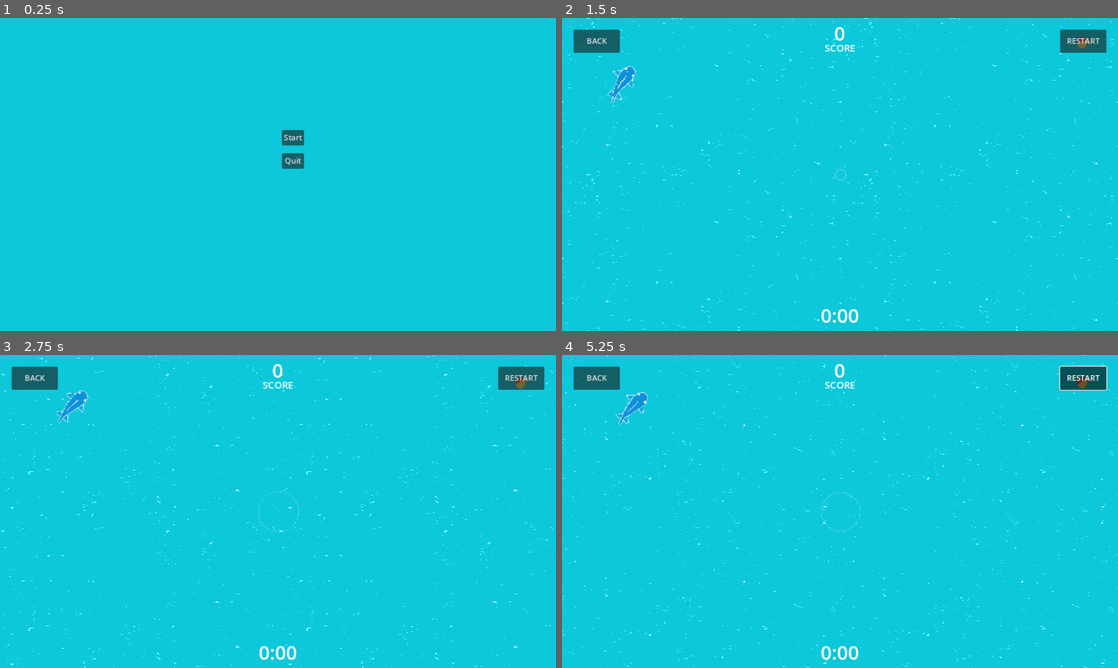
Above: before the commit, frames 1-4 (two rows, left to right).
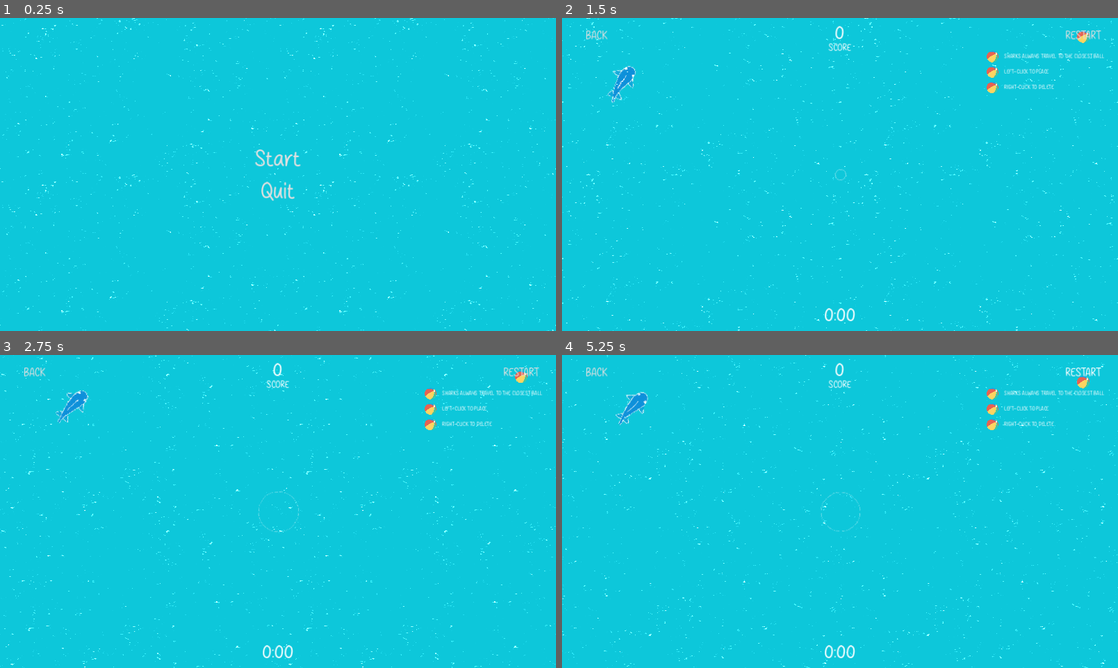
Above: after the commit, the same moments.

Repository: debris/sharktime
Game: Godot game, scene res://main.tscn
Same seed, same stepped clock (60 frames per second), same inputs: the game is played once before the commit and once after it.
Inputs (mouse positions are in pixels of both pictures, inside the frame that each line leads up to):
- Up to frame 1 (0.25 s): no input
- Up to frame 2 (1.5 s): click "Start" at 0.5 s; click "RESTART" at 1.25 s
- Up to frame 3 (2.75 s): click "RESTART" at 2 s
- Up to frame 4 (5.25 s): click "RESTART" at 2.75 s; tap Enter at 3.5, 4.25, 5 s; move the mouse to (1084, 376) at 3.52 s; hold Right (ui_right) 3.53-4.28 s; click (1084, 376) at 3.6 s; right-click (1084, 376) at 3.8 s; hold Down (ui_down) 4.28-5.03 s; right-click (1084, 376) at 4.35 s; click (1084, 376) at 4.55 s; hold Right (ui_right) from 5.03 s (still down); hold Mouse wheel down (game_scroll_down) from 5.03 s (still down); click (1084, 376) at 5.17 s

The runs differ from the first frame. In frame 1, 1.4% of the frame differs, in the area x 0-100%, y 0-100%; in frame 2, 2.2%; in frame 3, 2.3%; in frame 4, 2.3%, in the area x 2-99%, y 2-98%.

Commit message:
main menu style, fonts and hints

Diff:
--- a/anchor.gd
+++ b/anchor.gd
@@ -1,6 +1,7 @@
 extends Node2D
 class_name Anchor
 
+signal on_left_click
 signal on_right_click
 signal on_touch_shark(creature: Creature)
 
@@ -13,7 +14,9 @@
 	ball.position.y = 30.0 * sin(time)
 
 func _on_area_2d_input_event(_viewport: Node, event: InputEvent, _shape_idx: int) -> void:
-	if event.is_action_released("right_click"):
+	if event.is_action_released("left_click"):
+		on_left_click.emit()
+	elif event.is_action_released("right_click"):
 		on_right_click.emit()
 
 func _on_area_2d_body_entered(body: Node2D) -> void:
--- a/anchor.tscn
+++ b/anchor.tscn
@@ -1,7 +1,7 @@
 [gd_scene load_steps=4 format=3 uid="uid://djudnxsm1gvta"]
 
 [ext_resource type="Script" path="res://anchor.gd" id="1_nf5gs"]
-[ext_resource type="Texture2D" uid="uid://tabq6tfssjvh" path="res://ball.png" id="2_64cko"]
+[ext_resource type="Texture2D" uid="uid://tabq6tfssjvh" path="res://res/ball.png" id="2_64cko"]
 
 [sub_resource type="RectangleShape2D" id="RectangleShape2D_3pwfp"]
 size = Vector2(48, 48)
--- a/game.tscn
+++ b/game.tscn
@@ -1,43 +1,29 @@
-[gd_scene load_steps=16 format=3 uid="uid://ciefysr6pm2p6"]
+[gd_scene load_steps=17 format=3 uid="uid://ciefysr6pm2p6"]
 
 [ext_resource type="Script" path="res://game.gd" id="1_838ix"]
 [ext_resource type="Script" path="res://camera_2d.gd" id="2_vpi6b"]
 [ext_resource type="PackedScene" uid="uid://cobpt0fiqb05f" path="res://shark.tscn" id="3_w2i2x"]
 [ext_resource type="PackedScene" uid="uid://f4f5ifsaijeb" path="res://target_area.tscn" id="4_hupkd"]
-[ext_resource type="Shader" path="res://water.gdshader" id="5_ilffw"]
+[ext_resource type="PackedScene" uid="uid://buq4p4mdkxqe4" path="res://water_shader_node.tscn" id="5_0ckio"]
 [ext_resource type="PackedScene" uid="uid://0i4hugebyweh" path="res://shark_spawn.tscn" id="6_a4djn"]
 [ext_resource type="PackedScene" uid="uid://djudnxsm1gvta" path="res://anchor.tscn" id="7_bhqvp"]
+[ext_resource type="FontVariation" uid="uid://d1vul3qcu5sb8" path="res://res/game_font.tres" id="7_vlssj"]
+[ext_resource type="PackedScene" uid="uid://clrcktt5d0pui" path="res://hints.tscn" id="8_6ly2g"]
 [ext_resource type="Script" path="res://follow_cursor.gd" id="8_c3yon"]
 [ext_resource type="Script" path="res://spawn_anchor.gd" id="9_kqxib"]
 [ext_resource type="Script" path="res://touch_shark.gd" id="10_xtg51"]
 
-[sub_resource type="FastNoiseLite" id="FastNoiseLite_bghbu"]
-noise_type = 5
-seed = 3
-frequency = 0.0746
+[sub_resource type="StyleBoxEmpty" id="StyleBoxEmpty_dbv7m"]
 
-[sub_resource type="NoiseTexture2D" id="NoiseTexture2D_phc54"]
-seamless = true
-noise = SubResource("FastNoiseLite_bghbu")
+[sub_resource type="StyleBoxEmpty" id="StyleBoxEmpty_5qx4r"]
 
-[sub_resource type="FastNoiseLite" id="FastNoiseLite_yavjc"]
-seed = 51
-frequency = 0.1339
+[sub_resource type="StyleBoxEmpty" id="StyleBoxEmpty_g0j1k"]
 
-[sub_resource type="NoiseTexture2D" id="NoiseTexture2D_0ufgw"]
-seamless = true
-noise = SubResource("FastNoiseLite_yavjc")
-
-[sub_resource type="ShaderMaterial" id="ShaderMaterial_xqmiw"]
-shader = ExtResource("5_ilffw")
-shader_parameter/distortion = 0.002
-shader_parameter/speed = Vector2(0.05, 0.05)
-shader_parameter/speed2 = Vector2(-0.05, -0.05)
-shader_parameter/noise_texture = SubResource("NoiseTexture2D_phc54")
-shader_parameter/noise_texture2 = SubResource("NoiseTexture2D_0ufgw")
+[sub_resource type="StyleBoxEmpty" id="StyleBoxEmpty_hfyol"]
 
 [node name="Game" type="Node2D"]
 script = ExtResource("1_838ix")
+metadata/_edit_vertical_guides_ = [1152.0]
 
 [node name="Camera2D" type="Camera2D" parent="."]
 position = Vector2(1152, 648)
@@ -73,20 +59,7 @@
 
 [node name="Anchors" type="Node2D" parent="."]
 
-[node name="ShaderRoot" type="Node2D" parent="."]
-position = Vector2(0, 2)
-
-[node name="Parallax2D" type="Parallax2D" parent="ShaderRoot"]
-repeat_size = Vector2(1152, 648)
-repeat_times = 3
-ignore_camera_scroll = true
-
-[node name="WaterEffect" type="ColorRect" parent="ShaderRoot/Parallax2D"]
-texture_repeat = 2
-material = SubResource("ShaderMaterial_xqmiw")
-offset_right = 1152.0
-offset_bottom = 648.0
-mouse_filter = 2
+[node name="ShaderRoot" parent="." instance=ExtResource("5_0ckio")]
 
 [node name="SharkSpawn" parent="." instance=ExtResource("6_a4djn")]
 scale = Vector2(2, 2)
@@ -110,6 +83,7 @@
 anchor_right = 1.0
 offset_bottom = 23.0
 grow_horizontal = 2
+theme_override_fonts/font = ExtResource("7_vlssj")
 theme_override_font_sizes/font_size = 40
 text = "0"
 horizontal_alignment = 1
@@ -125,6 +99,7 @@
 offset_top = -55.0
 grow_horizontal = 2
 grow_vertical = 0
+theme_override_fonts/font = ExtResource("7_vlssj")
 theme_override_font_sizes/font_size = 40
 text = "0:00"
 horizontal_alignment = 1
@@ -138,6 +113,7 @@
 offset_top = 48.0
 offset_bottom = 76.0
 grow_horizontal = 2
+theme_override_fonts/font = ExtResource("7_vlssj")
 theme_override_font_sizes/font_size = 20
 text = "SCORE"
 horizontal_alignment = 1
@@ -147,9 +123,15 @@
 custom_minimum_size = Vector2(96, 48)
 layout_mode = 1
 offset_left = 24.0
-offset_top = 24.0
+offset_top = 12.0
 offset_right = 120.0
-offset_bottom = 72.0
+offset_bottom = 60.0
+theme_override_fonts/font = ExtResource("7_vlssj")
+theme_override_font_sizes/font_size = 24
+theme_override_styles/focus = SubResource("StyleBoxEmpty_dbv7m")
+theme_override_styles/hover = SubResource("StyleBoxEmpty_5qx4r")
+theme_override_styles/pressed = SubResource("StyleBoxEmpty_g0j1k")
+theme_override_styles/normal = SubResource("StyleBoxEmpty_hfyol")
 text = "BACK"
 
 [node name="RestartButton" type="Button" parent="CanvasLayer/Control"]
@@ -159,11 +141,29 @@
 anchor_left = 1.0
 anchor_right = 1.0
 offset_left = -120.0
-offset_top = 24.0
+offset_top = 12.0
 offset_right = -24.0
-offset_bottom = 72.0
+offset_bottom = 60.0
 grow_horizontal = 0
+theme_override_fonts/font = ExtResource("7_vlssj")
+theme_override_font_sizes/font_size = 24
+theme_override_styles/focus = SubResource("StyleBoxEmpty_dbv7m")
+theme_override_styles/hover = SubResource("StyleBoxEmpty_5qx4r")
+theme_override_styles/pressed = SubResource("StyleBoxEmpty_g0j1k")
+theme_override_styles/normal = SubResource("StyleBoxEmpty_hfyol")
 text = "RESTART"
+
+[node name="Hints" parent="CanvasLayer/Control" instance=ExtResource("8_6ly2g")]
+layout_mode = 1
+anchors_preset = 1
+anchor_left = 1.0
+anchor_bottom = 0.0
+offset_left = -272.0
+offset_top = 64.0
+offset_right = -16.0
+offset_bottom = 160.0
+grow_horizontal = 0
+grow_vertical = 1
 
 [node name="Anchor" parent="." instance=ExtResource("7_bhqvp")]
 
@@ -181,4 +181,5 @@
 [connection signal="spawned" from="SharkSpawn" to="." method="_on_shark_spawn_spawned"]
 [connection signal="pressed" from="CanvasLayer/Control/BackButton" to="." method="_on_back_button_pressed"]
 [connection signal="pressed" from="CanvasLayer/Control/RestartButton" to="." method="_on_restart_button_pressed"]
+[connection signal="on_left_click" from="Anchor" to="SpawnAnchor" method="_spawn_anchor"]
 [connection signal="on_touch_shark" from="Anchor" to="TouchShark" method="_on_touch_shark"]
--- /dev/null
+++ b/hints.tscn
@@ -0,0 +1,117 @@
+[gd_scene load_steps=3 format=3 uid="uid://clrcktt5d0pui"]
+
+[ext_resource type="Texture2D" uid="uid://tabq6tfssjvh" path="res://res/ball.png" id="1_ar53r"]
+[ext_resource type="FontVariation" uid="uid://d1vul3qcu5sb8" path="res://res/game_font.tres" id="2_myqw2"]
+
+[node name="Hints" type="Control"]
+layout_mode = 3
+anchors_preset = 15
+anchor_right = 1.0
+anchor_bottom = 1.0
+grow_horizontal = 2
+grow_vertical = 2
+
+[node name="VBoxContainer" type="VBoxContainer" parent="."]
+layout_mode = 1
+anchors_preset = 15
+anchor_right = 1.0
+anchor_bottom = 1.0
+grow_horizontal = 2
+grow_vertical = 2
+theme_override_constants/separation = 0
+
+[node name="3" type="Control" parent="VBoxContainer"]
+layout_mode = 2
+size_flags_vertical = 3
+
+[node name="HBoxContainer" type="HBoxContainer" parent="VBoxContainer/3"]
+layout_mode = 1
+anchors_preset = 15
+anchor_right = 1.0
+anchor_bottom = 1.0
+grow_horizontal = 2
+grow_vertical = 2
+
+[node name="Control" type="Control" parent="VBoxContainer/3/HBoxContainer"]
+custom_minimum_size = Vector2(32, 24)
+layout_mode = 2
+size_flags_vertical = 4
+
+[node name="TextureRect" type="TextureRect" parent="VBoxContainer/3/HBoxContainer/Control"]
+layout_mode = 2
+offset_right = 24.0
+offset_bottom = 24.0
+texture = ExtResource("1_ar53r")
+expand_mode = 1
+
+[node name="Label" type="Label" parent="VBoxContainer/3/HBoxContainer"]
+custom_minimum_size = Vector2(0, 24)
+layout_mode = 2
+theme_override_fonts/font = ExtResource("2_myqw2")
+theme_override_font_sizes/font_size = 12
+text = "SHARKS ALWAYS TRAVEL TO THE CLOSEST BALL"
+vertical_alignment = 1
+
+[node name="1" type="Control" parent="VBoxContainer"]
+layout_mode = 2
+size_flags_vertical = 3
+
+[node name="HBoxContainer" type="HBoxContainer" parent="VBoxContainer/1"]
+layout_mode = 1
+anchors_preset = 15
+anchor_right = 1.0
+anchor_bottom = 1.0
+grow_horizontal = 2
+grow_vertical = 2
+
+[node name="Control" type="Control" parent="VBoxContainer/1/HBoxContainer"]
+custom_minimum_size = Vector2(32, 24)
+layout_mode = 2
+size_flags_vertical = 4
+
+[node name="TextureRect" type="TextureRect" parent="VBoxContainer/1/HBoxContainer/Control"]
+layout_mode = 2
+offset_right = 24.0
+offset_bottom = 24.0
+texture = ExtResource("1_ar53r")
+expand_mode = 1
+
+[node name="Label" type="Label" parent="VBoxContainer/1/HBoxContainer"]
+custom_minimum_size = Vector2(0, 24)
+layout_mode = 2
+theme_override_fonts/font = ExtResource("2_myqw2")
+theme_override_font_sizes/font_size = 12
+text = "LEFT-CLICK TO PLACE"
+vertical_alignment = 1
+
+[node name="2" type="Control" parent="VBoxContainer"]
+layout_mode = 2
+size_flags_vertical = 3
+
+[node name="HBoxContainer" type="HBoxContainer" parent="VBoxContainer/2"]
+layout_mode = 1
+anchors_preset = 15
+anchor_right = 1.0
+anchor_bottom = 1.0
+grow_horizontal = 2
+grow_vertical = 2
+
+[node name="Control" type="Control" parent="VBoxContainer/2/HBoxContainer"]
+custom_minimum_size = Vector2(32, 24)
+layout_mode = 2
+size_flags_vertical = 4
+
+[node name="TextureRect" type="TextureRect" parent="VBoxContainer/2/HBoxContainer/Control"]
+layout_mode = 2
+offset_right = 24.0
+offset_bottom = 24.0
+texture = ExtResource("1_ar53r")
+expand_mode = 1
+
+[node name="Label" type="Label" parent="VBoxContainer/2/HBoxContainer"]
+custom_minimum_size = Vector2(0, 24)
+layout_mode = 2
+theme_override_fonts/font = ExtResource("2_myqw2")
+theme_override_font_sizes/font_size = 12
+text = "RIGHT-CLICK TO DELETE"
+vertical_alignment = 1
--- a/main_menu.tscn
+++ b/main_menu.tscn
@@ -1,6 +1,16 @@
-[gd_scene load_steps=2 format=3 uid="uid://c2r17vdv2loob"]
+[gd_scene load_steps=8 format=3 uid="uid://c2r17vdv2loob"]
 
 [ext_resource type="Script" path="res://main_menu.gd" id="1_7r5lf"]
+[ext_resource type="FontVariation" uid="uid://d1vul3qcu5sb8" path="res://res/game_font.tres" id="2_yjpux"]
+[ext_resource type="PackedScene" uid="uid://buq4p4mdkxqe4" path="res://water_shader_node.tscn" id="3_ogrpw"]
+
+[sub_resource type="StyleBoxEmpty" id="StyleBoxEmpty_cfeb2"]
+
+[sub_resource type="StyleBoxEmpty" id="StyleBoxEmpty_ygocx"]
+
+[sub_resource type="StyleBoxEmpty" id="StyleBoxEmpty_mgv6f"]
+
+[sub_resource type="StyleBoxEmpty" id="StyleBoxEmpty_trjk6"]
 
 [node name="MainMenu" type="Control"]
 layout_mode = 3
@@ -11,21 +21,39 @@
 grow_vertical = 2
 script = ExtResource("1_7r5lf")
 
-[node name="StartButton" type="Button" parent="."]
-layout_mode = 0
-offset_left = 584.0
-offset_top = 232.0
-offset_right = 630.0
-offset_bottom = 263.0
-text = "Start"
+[node name="ShaderRoot" parent="." instance=ExtResource("3_ogrpw")]
+scale = Vector2(0.5, 0.5)
 
-[node name="QuitButton" type="Button" parent="."]
-layout_mode = 0
-offset_left = 584.0
-offset_top = 280.0
-offset_right = 630.0
-offset_bottom = 311.0
-text = "Quit"
+[node name="CenterContainer" type="CenterContainer" parent="."]
+layout_mode = 1
+anchors_preset = 15
+anchor_right = 1.0
+anchor_bottom = 1.0
+grow_horizontal = 2
+grow_vertical = 2
 
-[connection signal="pressed" from="StartButton" to="." method="_on_start_button_pressed"]
-[connection signal="pressed" from="QuitButton" to="." method="_on_quit_button_pressed"]
+[node name="VBoxContainer" type="VBoxContainer" parent="CenterContainer"]
+layout_mode = 2
+
+[node name="StartButton" type="Button" parent="CenterContainer/VBoxContainer"]
+layout_mode = 2
+theme_override_fonts/font = ExtResource("2_yjpux")
+theme_override_font_sizes/font_size = 48
+theme_override_styles/focus = SubResource("StyleBoxEmpty_cfeb2")
+theme_override_styles/hover = SubResource("StyleBoxEmpty_ygocx")
+theme_override_styles/pressed = SubResource("StyleBoxEmpty_mgv6f")
+theme_override_styles/normal = SubResource("StyleBoxEmpty_trjk6")
+text = " Start "
+
+[node name="QuitButton" type="Button" parent="CenterContainer/VBoxContainer"]
+layout_mode = 2
+theme_override_fonts/font = ExtResource("2_yjpux")
+theme_override_font_sizes/font_size = 48
+theme_override_styles/focus = SubResource("StyleBoxEmpty_cfeb2")
+theme_override_styles/hover = SubResource("StyleBoxEmpty_ygocx")
+theme_override_styles/pressed = SubResource("StyleBoxEmpty_mgv6f")
+theme_override_styles/normal = SubResource("StyleBoxEmpty_trjk6")
+text = " Quit "
+
+[connection signal="pressed" from="CenterContainer/VBoxContainer/StartButton" to="." method="_on_start_button_pressed"]
+[connection signal="pressed" from="CenterContainer/VBoxContainer/QuitButton" to="." method="_on_quit_button_pressed"]
--- /dev/null
+++ b/res/game_font.tres
@@ -0,0 +1,6 @@
+[gd_resource type="FontVariation" load_steps=2 format=3 uid="uid://d1vul3qcu5sb8"]
+
+[ext_resource type="FontFile" uid="uid://mgn52mc86n0d" path="res://res/Study Case.otf" id="1_b2ehh"]
+
+[resource]
+base_font = ExtResource("1_b2ehh")
--- a/spawn_anchor.gd
+++ b/spawn_anchor.gd
@@ -3,11 +3,10 @@
 
 @export var anchors: Node2D
 
-func _process(_delta: float) -> void:
-	if Input.is_action_just_released("left_click"):
-		var anchor = preload("res://anchor.tscn").instantiate()
-		anchor.global_position = anchors.get_global_mouse_position()
-		var clear_anchor = ClearAnchor.new()
-		clear_anchor.anchor = anchor
-		anchor.add_child(clear_anchor)
-		anchors.add_child(anchor)
+func _spawn_anchor():
+	var anchor = preload("res://anchor.tscn").instantiate()
+	anchor.global_position = anchors.get_global_mouse_position()
+	var clear_anchor = ClearAnchor.new()
+	clear_anchor.anchor = anchor
+	anchor.add_child(clear_anchor)
+	anchors.add_child(anchor)
--- /dev/null
+++ b/water_shader_node.tscn
@@ -0,0 +1,43 @@
+[gd_scene load_steps=7 format=3 uid="uid://buq4p4mdkxqe4"]
+
+[ext_resource type="Shader" path="res://water.gdshader" id="1_1lsuc"]
+
+[sub_resource type="FastNoiseLite" id="FastNoiseLite_bghbu"]
+noise_type = 5
+seed = 3
+frequency = 0.0746
+
+[sub_resource type="NoiseTexture2D" id="NoiseTexture2D_phc54"]
+seamless = true
+noise = SubResource("FastNoiseLite_bghbu")
+
+[sub_resource type="FastNoiseLite" id="FastNoiseLite_yavjc"]
+seed = 51
+frequency = 0.1339
+
+[sub_resource type="NoiseTexture2D" id="NoiseTexture2D_0ufgw"]
+seamless = true
+noise = SubResource("FastNoiseLite_yavjc")
+
+[sub_resource type="ShaderMaterial" id="ShaderMaterial_xqmiw"]
+shader = ExtResource("1_1lsuc")
+shader_parameter/distortion = 0.002
+shader_parameter/speed = Vector2(0.05, 0.05)
+shader_parameter/speed2 = Vector2(-0.05, -0.05)
+shader_parameter/noise_texture = SubResource("NoiseTexture2D_phc54")
+shader_parameter/noise_texture2 = SubResource("NoiseTexture2D_0ufgw")
+
+[node name="ShaderRoot" type="Node2D"]
+position = Vector2(0, 2)
+
+[node name="Parallax2D" type="Parallax2D" parent="."]
+repeat_size = Vector2(1152, 648)
+repeat_times = 3
+ignore_camera_scroll = true
+
+[node name="WaterEffect" type="ColorRect" parent="Parallax2D"]
+texture_repeat = 2
+material = SubResource("ShaderMaterial_xqmiw")
+offset_right = 1152.0
+offset_bottom = 648.0
+mouse_filter = 2
Binary file added: res/Study Case.otf
Not shown, added: res/Study Case.otf.import
Renamed: ball.png -> res/ball.png
Not shown, changed: res/ball.png.import
